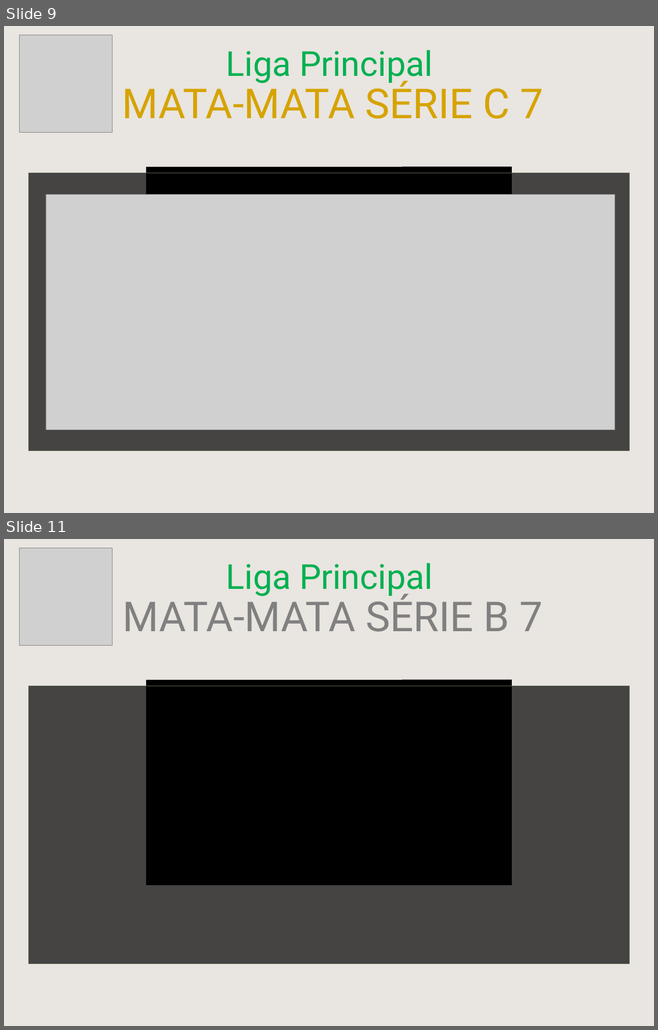
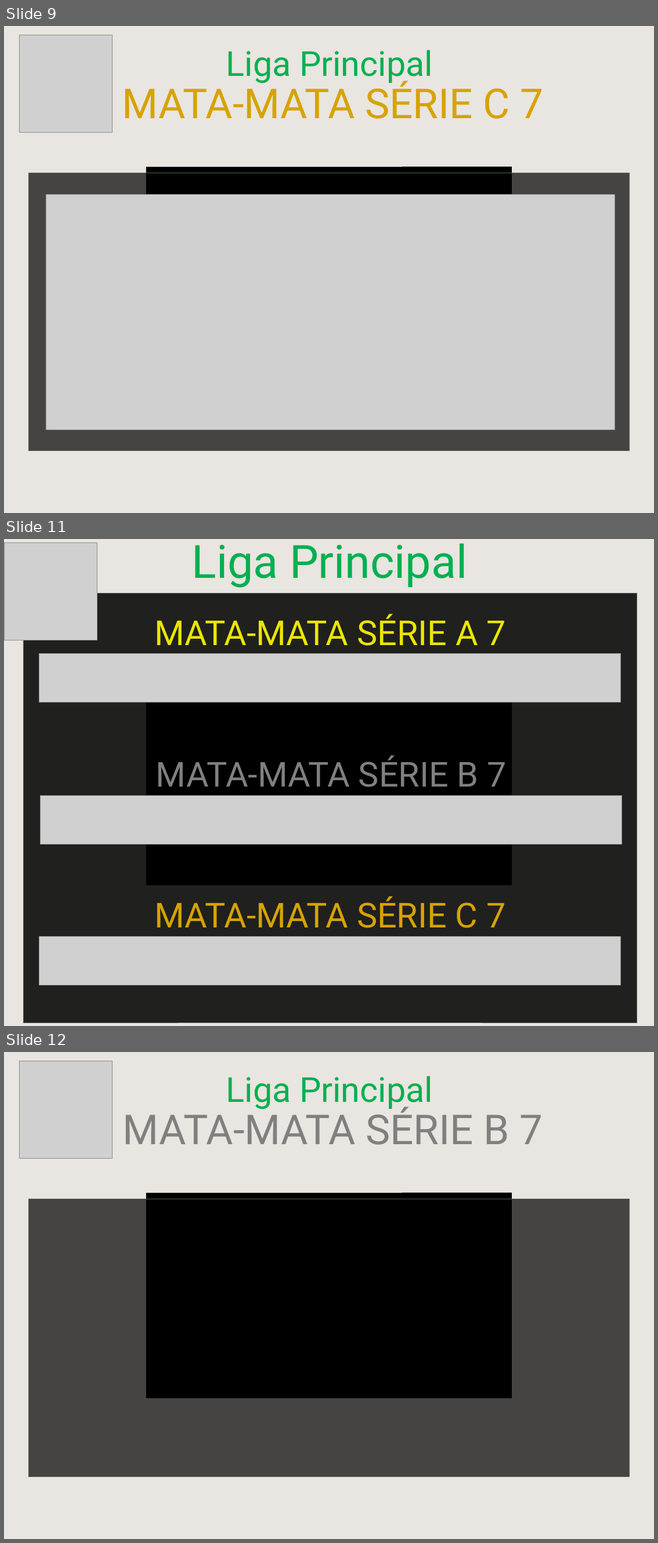
Before and after one commit to cknakayama/automacao_ligaroletarussa2021, a slide deck: MataMataPlanilha.pptx. Shown one above the other, each under a label of ours: slides 9 and 11 before the commit, slides 9, 11 and 12 after it; the slides between them are not shown. The pictures are 658x1030 and 658x1543 pixels, drawn with LibreOffice and Linux fonts; fonts in the diff are those of the drawing; grey boxes stand for pictures; background and template pictures are left out. Boxes give left, top, right and bottom in pixels: in the first picture for what was removed or moved away, otherwise in the second. Text is boxed around its words. In the diff, an @@ line names an element or a change of style, - is before the commit and + after.

```diff
--- a/MataMataPlanilha.pptx
+++ b/MataMataPlanilha.pptx
@@ slide 11 added at (4,539,654,1026), background picture (left out); not listed: 1 template element that a slide beside it also shows @@
@@ picture added at (4,542,97,640) @@
@@ text added at (192,543,467,588), 80 pt, text #00B050 @@
+Liga Principal
@@ rectangle added at (23,594,637,1023), fill #000000 at 86% opacity, outline #57624D 1 pt @@
@@ text added at (154,614,505,654), 60 pt, text #EBE600 @@
+MATA-MATA SÉRIE A 7
@@ picture added at (39,653,620,702) @@
@@ rectangle added at (146,679,511,885), fill #000000 @@
@@ picture added at (402,679,511,817) @@
@@ text added at (156,755,506,787), 60 pt, text #808080 @@
+MATA-MATA SÉRIE B 7
@@ picture added at (41,795,622,844) @@
@@ text added at (154,896,505,928), 60 pt, text #D6A300 @@
+MATA-MATA SÉRIE C 7
@@ picture added at (39,937,620,985) @@
@@ what was slide 11 is now slide 12 @@
```
Also in this commit, not shown: 3 other files.
